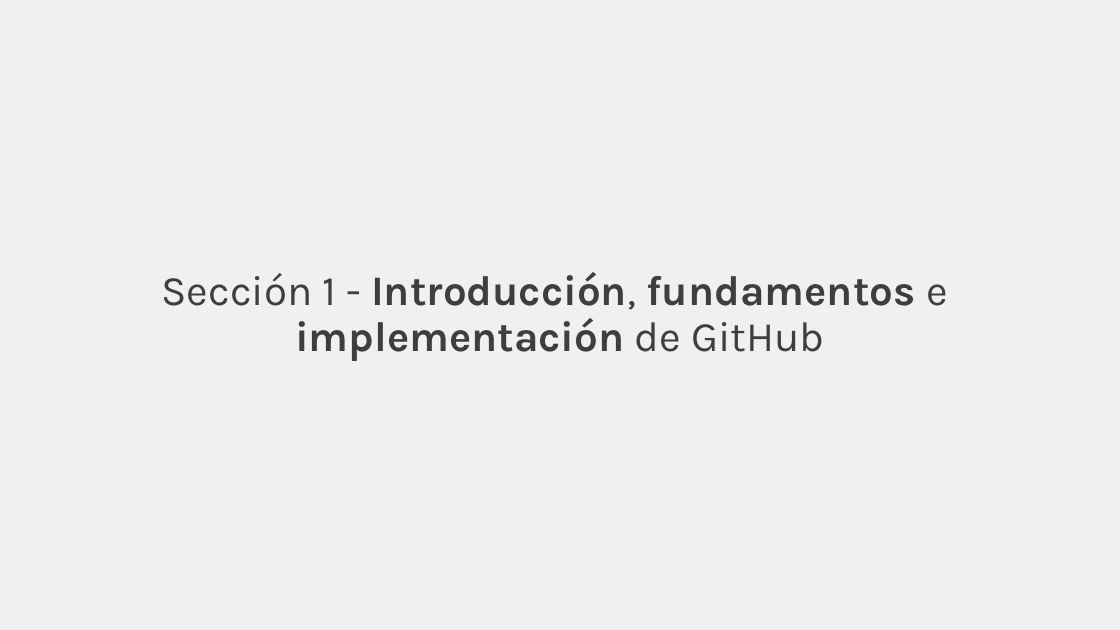
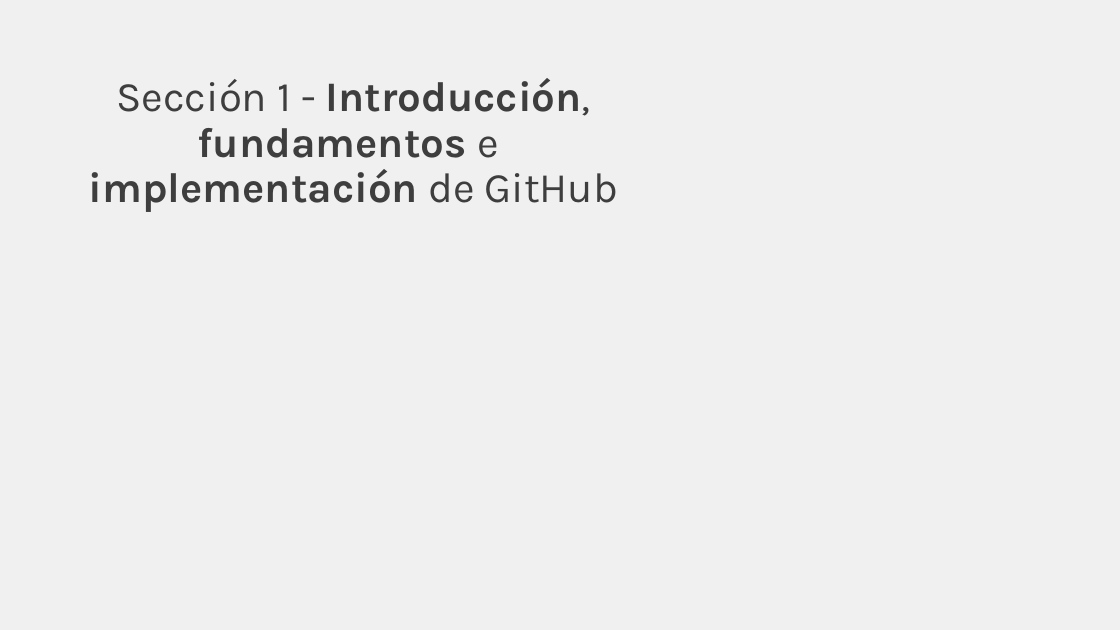
Before and after one commit to rcfdtools/R.TeachingResearchGuide, a slide deck: slide 2 of Section01/Section01.pptx. Drawn at 1120x630 pixels with LibreOffice and Linux fonts; fonts in the diff are those of the drawing. Boxes give left, top, right and bottom in pixels: in the first picture for what was removed or moved away, otherwise in the second. Text is boxed around its words. In the diff, an @@ line names an element or a change of style, - is before the commit and + after.

```diff
--- a/Section01/Section01.pptx
+++ b/Section01/Section01.pptx
@@ title "Sección 1 - Introducción, fundamentos ..." rewrapped from [162, 272, 948, 361] to [89, 78, 619, 212] @@
```
Also in this commit, not shown: 22 other slides changed, 1 slide added, 1 slide removed, 6 other files.
